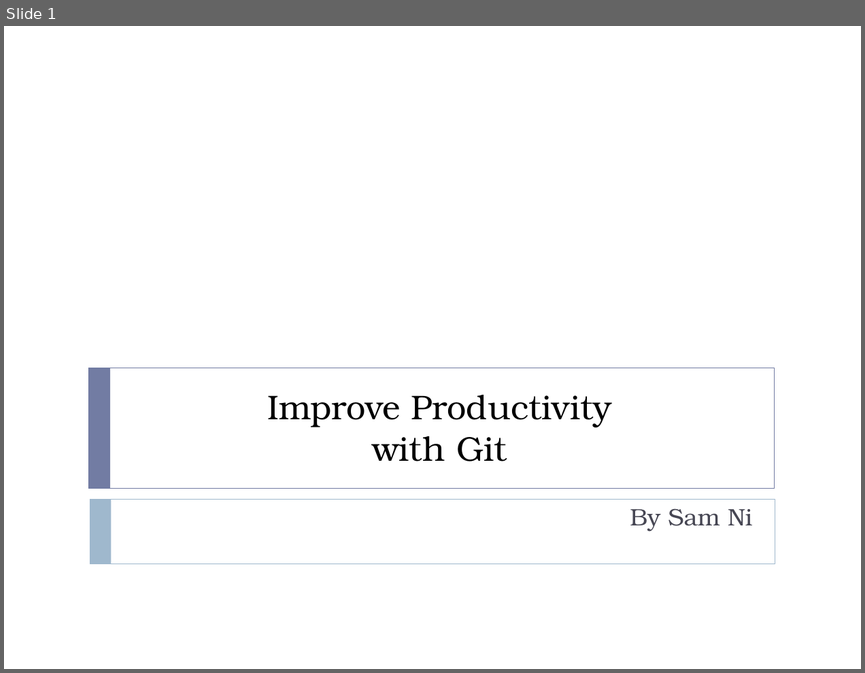
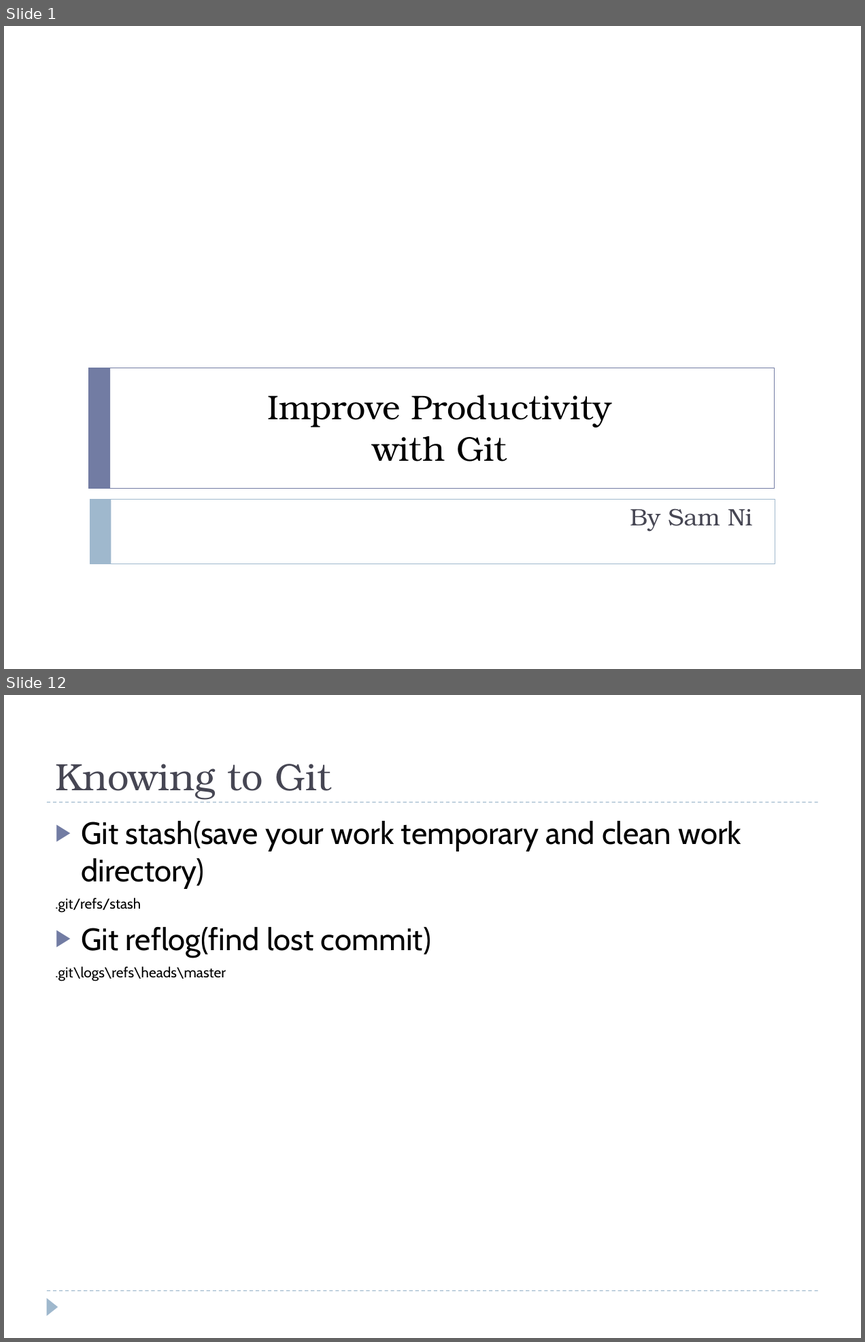
Before and after one commit to SamNiBoy/Trainning, a slide deck: Productivity_Git_Training.pptx. Shown one above the other, each under a label of ours: slide 1 before the commit, slides 1 and 12 after it; the slides between them are not shown. The pictures are 865x673 and 865x1342 pixels, drawn with LibreOffice and Linux fonts; fonts in the diff are those of the drawing. Boxes give left, top, right and bottom in pixels: in the first picture for what was removed or moved away, otherwise in the second. Text is boxed around its words. In the diff, an @@ line names an element or a change of style, - is before the commit and + after.

```diff
--- a/Productivity_Git_Training.pptx
+++ b/Productivity_Git_Training.pptx
@@ slide 12 added at box(4, 695, 861, 1338), background #FFFFFF @@
@@ title added at box(55, 764, 332, 799), 32 pt, text #464653 @@
+Knowing to Git
@@ line added from (47, 802) to (818, 802), #9FB8CD 0.75 pt dashed @@
@@ text added at box(55, 821, 741, 981), 26 pt, text #000000 @@
+▶ Git stash(save your work temporary and clean work directory)
+.git/refs/stash
+▶ Git reflog(find lost commit)
+.git\logs\refs\heads\master
@@ line added from (47, 1291) to (818, 1291), #9FB8CD 0.75 pt dashed @@
@@ triangle added at box(47, 1297, 58, 1315), fill #9FB8CD @@
```
Also in this commit, not shown: 3 slides changed, 9 other slides added, 1 slide removed, 1 other file.
